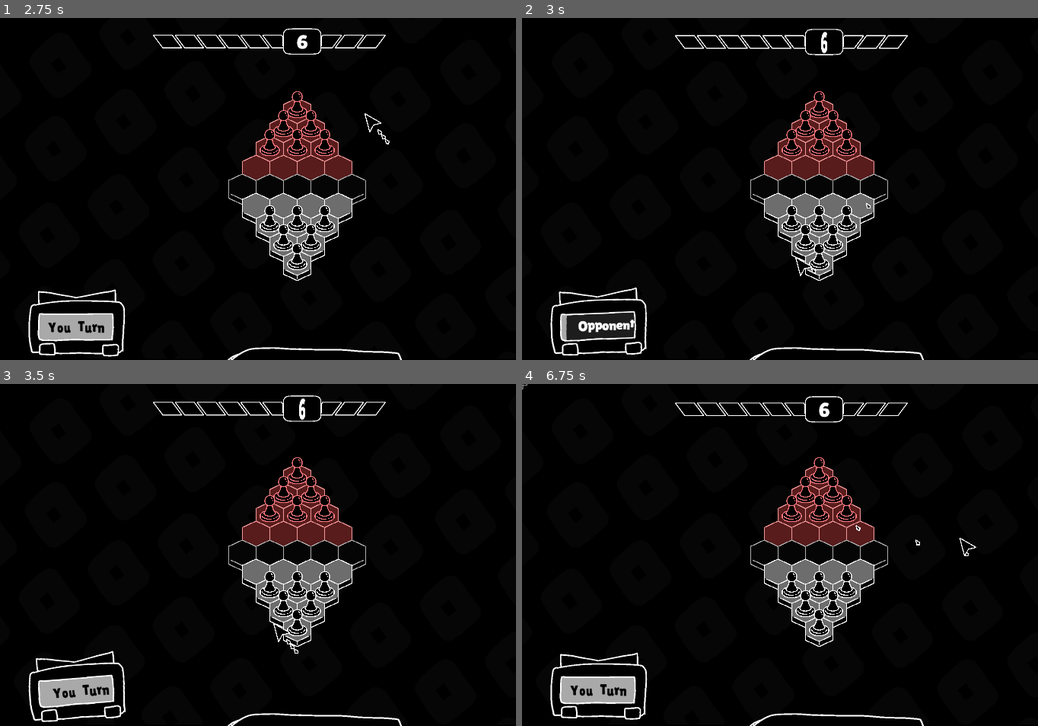
Above: before the commit, frames 1-4 (two rows, left to right).
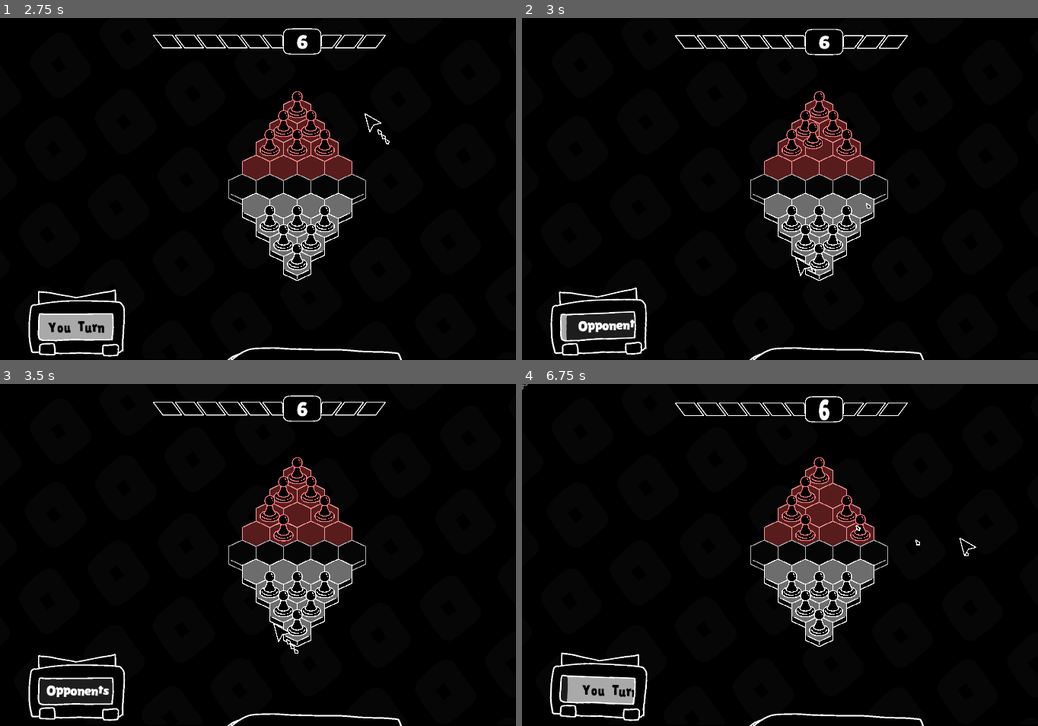
Above: after the commit, the same moments.

Repository: NBumgardner/Tiny-Checker
Game: Godot game, scene res://Game/Match/Test/MatchTest.tscn
Same seed, same stepped clock (60 frames per second), same inputs: the game is played once before the commit and once after it. This scene is started directly instead of the project's main scene.
Inputs (mouse positions are in pixels of both pictures, inside the frame that each line leads up to):
- Up to frame 1 (2.75 s): move the mouse to (438, 171) at 0.52 s; click (438, 171) at 0.6 s; move the mouse to (180, 206) at 1.27 s; tap Middle mouse button (MouseM) at 1.35 s; move the mouse to (366, 113) at 2.02 s; right-click (366, 113) at 2.1 s
- Up to frame 2 (3 s): move the mouse to (795, 257) at 2.77 s; tap Space (Space) at 2.85 s
- Up to frame 3 (3.5 s): no input
- Up to frame 4 (6.75 s): move the mouse to (1007, 606) at 3.52 s; click (1007, 606) at 3.6 s; move the mouse to (645, 503) at 4.27 s; tap Middle mouse button (MouseM) at 4.35 s; tap Enter at 5 s; move the mouse to (857, 555) at 5.02 s; right-click (857, 555) at 5.1 s; tap Space (Space) at 5.75, 5.85 s; move the mouse to (733, 469) at 5.77 s; move the mouse to (960, 537) at 6.52 s; click (960, 537) at 6.6 s

Frame 1 is identical in both runs. In frame 2, 0.3% of the frame differs, in the area x 54-60%, y 4-41%; in frame 3, 2.4%, in the area x 5-60%, y 4-99%; in frame 4, 1.9%.
Error before the commit: Invalid access to property or key '_boardCel' on a base object of type 'Node2D (Pawn)'. (res://Game/Match/Enemy/EnemyGroup.gd:75)

Commit message:
bug fixed

Diff:
--- a/Game/Match/Enemy/EnemyGroup.gd
+++ b/Game/Match/Enemy/EnemyGroup.gd
@@ -72,7 +72,7 @@
 		return null
 	if cp.isIced:
 		return null
-	if cp._boardCel ==null:
+	if cp._boardCell ==null:
 		return null
 	var JumpDis:int = 0
 	for i in cp.MoveAbility:
@@ -100,7 +100,7 @@
 		return null
 	if cp.isIced:
 		return null
-	if cp._boardCel ==null:
+	if cp._boardCell ==null:
 		return null
 	var FlyDis:int = 0
 	var WalkDis:int = 0
